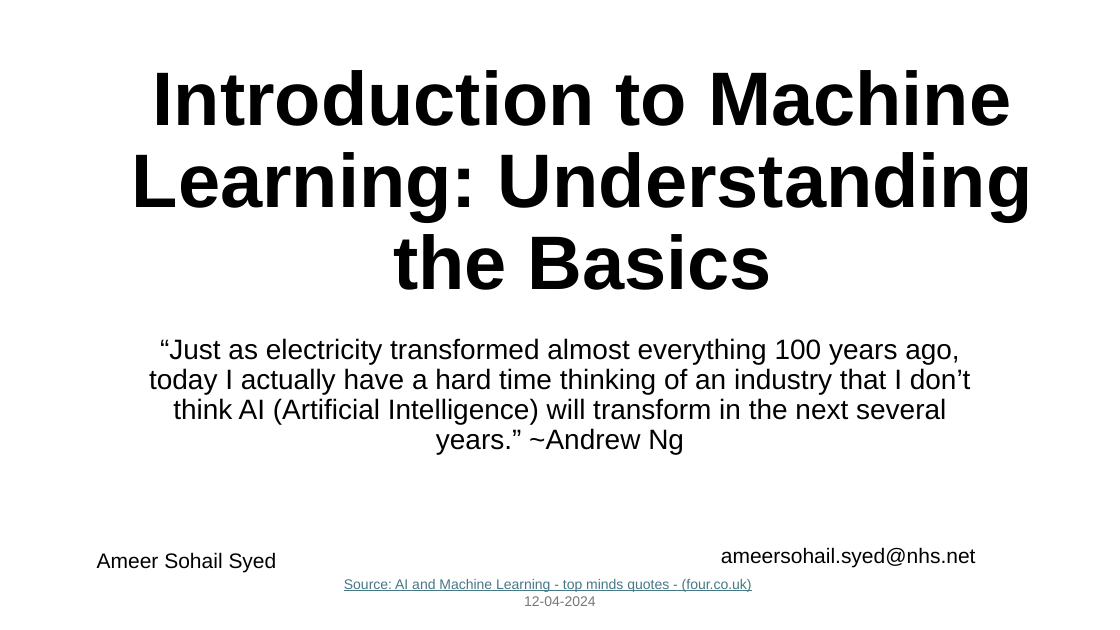
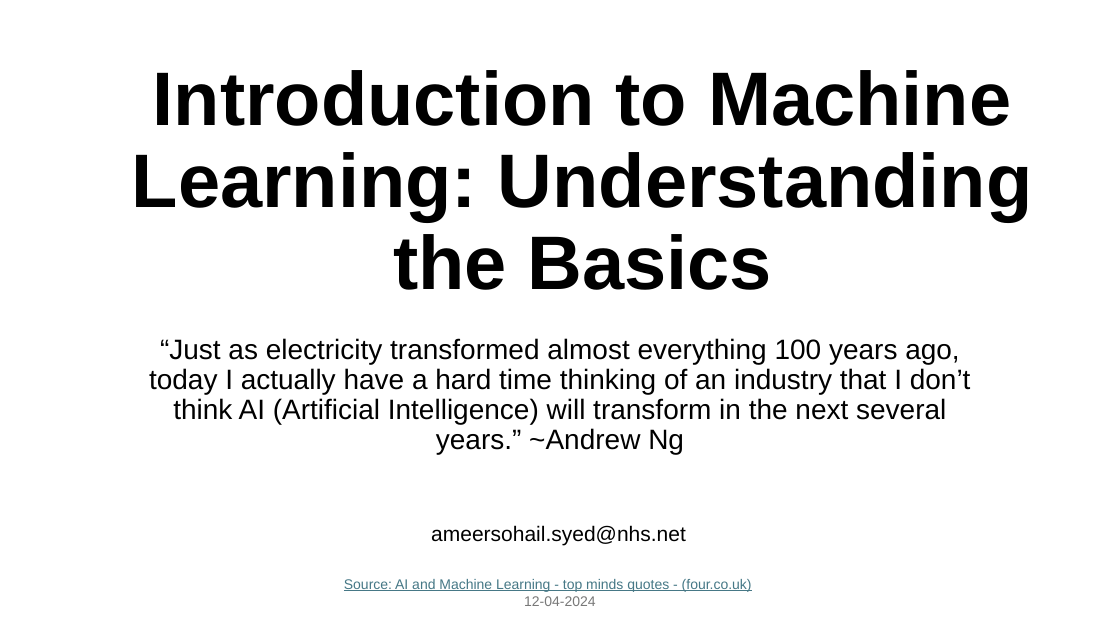
Before and after one commit to nhs-pycom/machine-learning-for-everybody, a slide deck: slide 1 of session-1.pptx. Drawn at 1120x630 pixels with LibreOffice and Linux fonts; fonts in the diff are those of the drawing. Boxes give left, top, right and bottom in pixels: in the first picture for what was removed or moved away, otherwise in the second. Text is boxed around its words. In the diff, an @@ line names an element or a change of style, - is before the commit and + after.

```diff
--- a/session-1.pptx
+++ b/session-1.pptx
@@ text "ameersohail.syed@nhs.net" moved from (x1=721, y1=547, x2=976, y2=567) to (x1=431, y1=525, x2=686, y2=546) @@
@@ text removed at (x1=97, y1=552, x2=277, y2=573) @@
-Ameer Sohail Syed
```
Also in this commit, not shown: 1 other slide changed, 1 slide removed.
